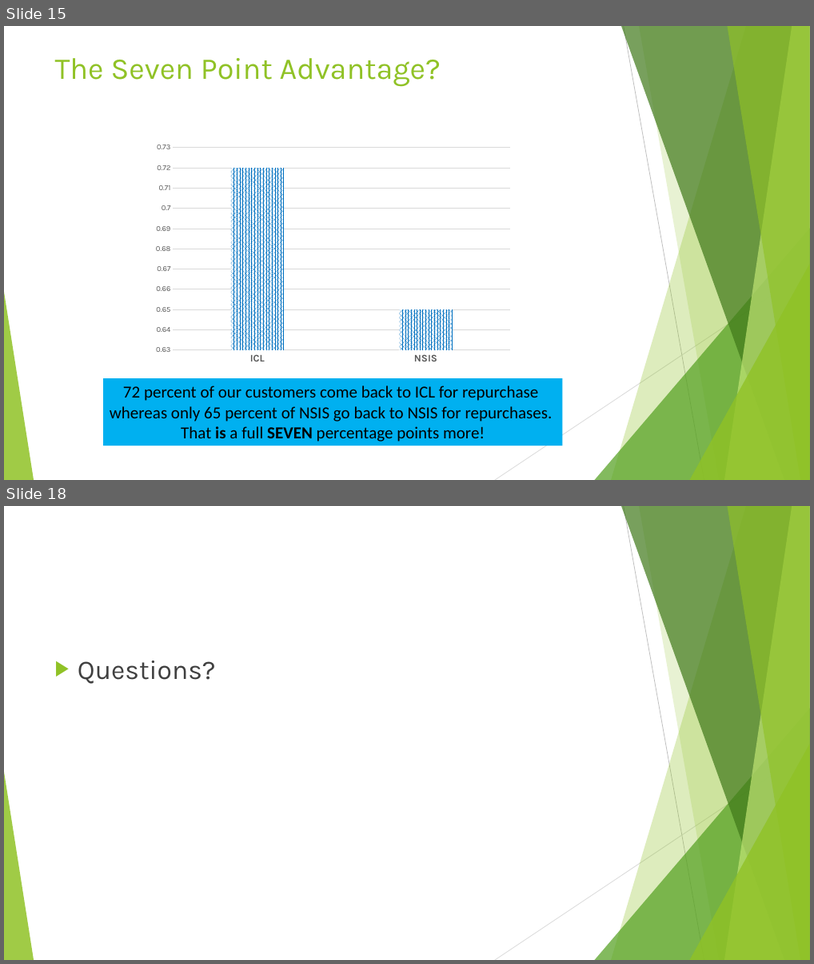
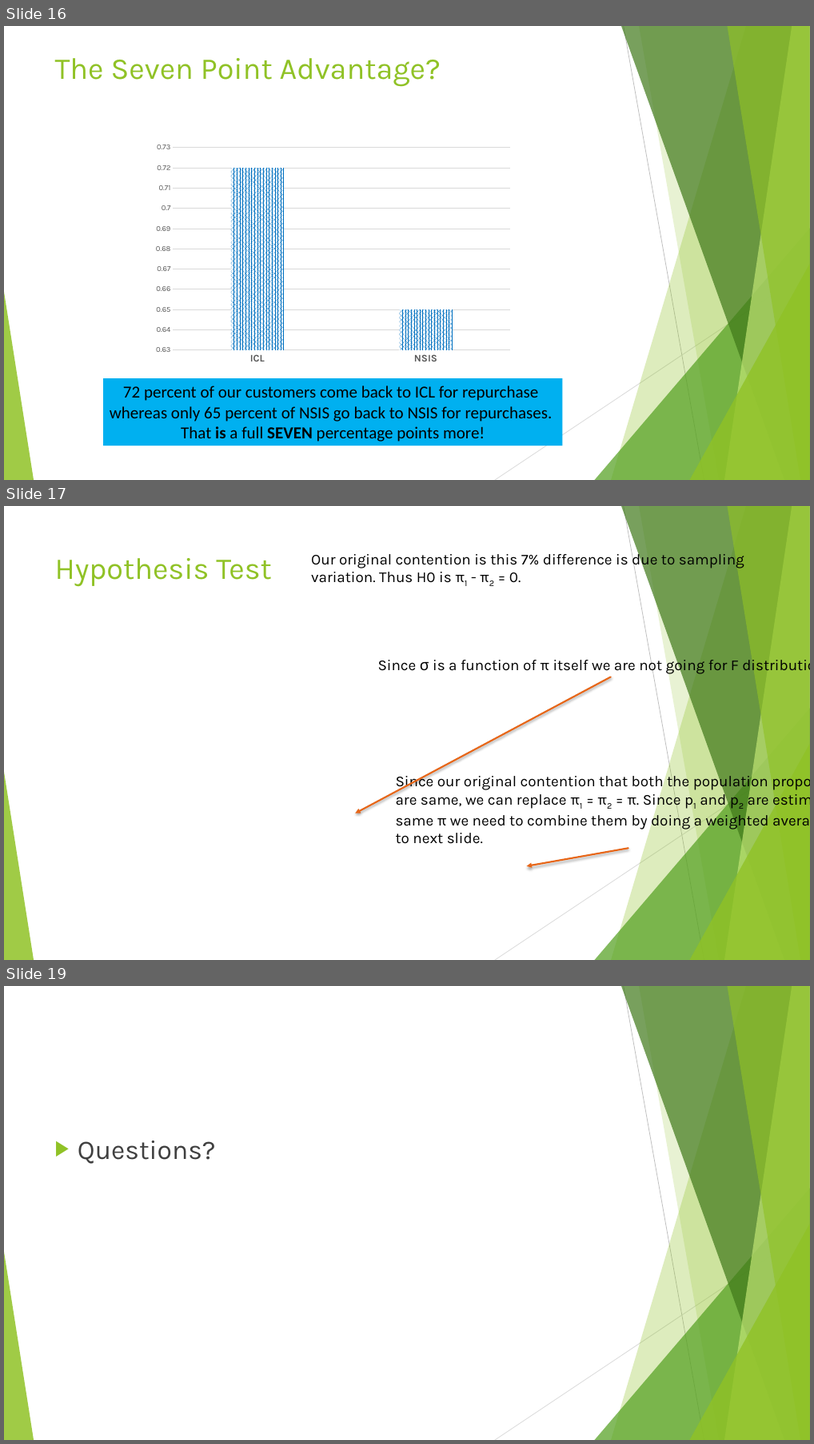
Before and after one commit to sandipto-sanyal/ampba, a slide deck: Statistical analysis/session files/Comparisons Between Two Populations.pptx. Shown one above the other, each under a label of ours: slides 15 and 18 before the commit, slides 16, 17 and 19 after it; the slides between them are not shown. The pictures are 814x964 and 814x1444 pixels, drawn with LibreOffice and Linux fonts; fonts in the diff are those of the drawing; grey boxes stand for pictures. Boxes give left, top, right and bottom in pixels: in the first picture for what was removed or moved away, otherwise in the second. Text is boxed around its words. In the diff, an @@ line names an element or a change of style, - is before the commit and + after.

```diff
--- a/Statistical analysis/session files/Comparisons Between Two Populations.pptx
+++ b/Statistical analysis/session files/Comparisons Between Two Populations.pptx
@@ slide 17 added at <box>4,506,810,960</box>, background #FFFFFF; not listed: 10 template elements that a slide beside it also shows @@
@@ text added at <box>311,551,745,583</box>, 18 pt, text #000000 @@
+Our original contention is this 7% difference is due to sampling variation. Thus H0 is π1 - π2 = 0.
@@ title added at <box>55,558,272,587</box>, 36 pt, text #90C226 @@
+Hypothesis Test
@@ text added at <box>378,656,739,675</box>, 18 pt, text #000000 @@
+Since σ is a function of π itself we are not going for F distribution
@@ arrow added from (611, 676) to (355, 813), #E76618 2 pt @@
@@ text added at <box>396,772,770,844</box>, 18 pt, text #000000 @@
+Since our original contention that both the population proportions are same, we can replace π1 = π2 = π. Since p1 and p2 are estimating same π we need to combine them by doing a weighted average. Go to next slide.
@@ arrow added from (629, 848) to (527, 866), #E76618 2 pt @@
@@ what was slide 15 is now slide 16 @@
@@ what was slide 18 is now slide 19 @@
```
Also in this commit, not shown: 1 slide changed, 2 other slides added, 2 slides removed, 1 other file.
